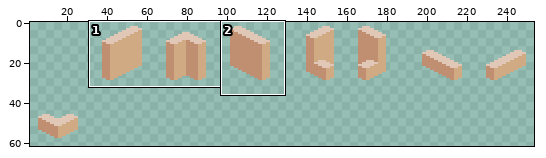
Two versions of one sprite sheet, Assets/Tiles/wall_center.png. Above: a wide view before the commit, with the close-up outlined.
Close-up. As it was:
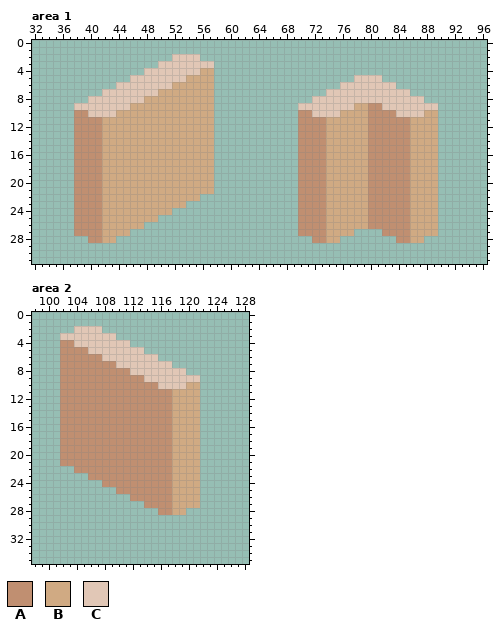
The file is 256x256 pixels. Shown: area 1: x 32..96, y 0..31; area 2: x 98..128, y 0..35. The wide view leaves out empty margins. The commit also changed other parts of the picture, which this record leaves out.
Palette (. is transparent): A #c08f71  B #d0aa83  C #e1c7b6
Pixels before, area 1, first column x 38:
 2 ..............CCCC..................................
 3 ............CCCCCCCC................................
 4 ..........CCCCCCCCBB................................
 5 ........CCCCCCCCBBBB....................CCCC........
 6 ......CCCCCCCCBBBBBB..................CCCCCCCC......
 7 ....CCCCCCCCBBBBBBBB................CCCCCCCCCCCC....
 8 ..CCCCCCCCBBBBBBBBBB..............CCCCCCCCCCCCCCCC..
 9 CCCCCCCCBBBBBBBBBBBB............CCCCCCCCBBAACCCCCCCC
10 AACCCCBBBBBBBBBBBBBB............AACCCCBBBBAAAACCCCBB
11 AAAABBBBBBBBBBBBBBBB............AAAABBBBBBAAAAAABBBB
12 AAAABBBBBBBBBBBBBBBB............AAAABBBBBBAAAAAABBBB
13 AAAABBBBBBBBBBBBBBBB............AAAABBBBBBAAAAAABBBB
14 AAAABBBBBBBBBBBBBBBB............AAAABBBBBBAAAAAABBBB
15 AAAABBBBBBBBBBBBBBBB............AAAABBBBBBAAAAAABBBB
16 AAAABBBBBBBBBBBBBBBB............AAAABBBBBBAAAAAABBBB
17 AAAABBBBBBBBBBBBBBBB............AAAABBBBBBAAAAAABBBB
18 AAAABBBBBBBBBBBBBBBB............AAAABBBBBBAAAAAABBBB
19 AAAABBBBBBBBBBBBBBBB............AAAABBBBBBAAAAAABBBB
20 AAAABBBBBBBBBBBBBBBB............AAAABBBBBBAAAAAABBBB
21 AAAABBBBBBBBBBBBBBBB............AAAABBBBBBAAAAAABBBB
22 AAAABBBBBBBBBBBBBB..............AAAABBBBBBAAAAAABBBB
23 AAAABBBBBBBBBBBB................AAAABBBBBBAAAAAABBBB
24 AAAABBBBBBBBBB..................AAAABBBBBBAAAAAABBBB
25 AAAABBBBBBBB....................AAAABBBBBBAAAAAABBBB
26 AAAABBBBBB......................AAAABBBBBBAAAAAABBBB
27 AAAABBBB........................AAAABBBB....AAAABBBB
28 ..AABB............................AABB........AABB..
Pixels before, area 2, first column x 102:
 2 ..CCCC..............
 3 CCCCCCCC............
 4 AACCCCCCCC..........
 5 AAAACCCCCCCC........
 6 AAAAAACCCCCCCC......
 7 AAAAAAAACCCCCCCC....
 8 AAAAAAAAAACCCCCCCC..
 9 AAAAAAAAAAAACCCCCCCC
10 AAAAAAAAAAAAAACCCCBB
11 AAAAAAAAAAAAAAAABBBB
12 AAAAAAAAAAAAAAAABBBB
13 AAAAAAAAAAAAAAAABBBB
14 AAAAAAAAAAAAAAAABBBB
15 AAAAAAAAAAAAAAAABBBB
16 AAAAAAAAAAAAAAAABBBB
17 AAAAAAAAAAAAAAAABBBB
18 AAAAAAAAAAAAAAAABBBB
19 AAAAAAAAAAAAAAAABBBB
20 AAAAAAAAAAAAAAAABBBB
21 AAAAAAAAAAAAAAAABBBB
22 ..AAAAAAAAAAAAAABBBB
23 ....AAAAAAAAAAAABBBB
24 ......AAAAAAAAAABBBB
25 ........AAAAAAAABBBB
26 ..........AAAAAABBBB
27 ............AAAABBBB
28 ..............AABB..
The result:
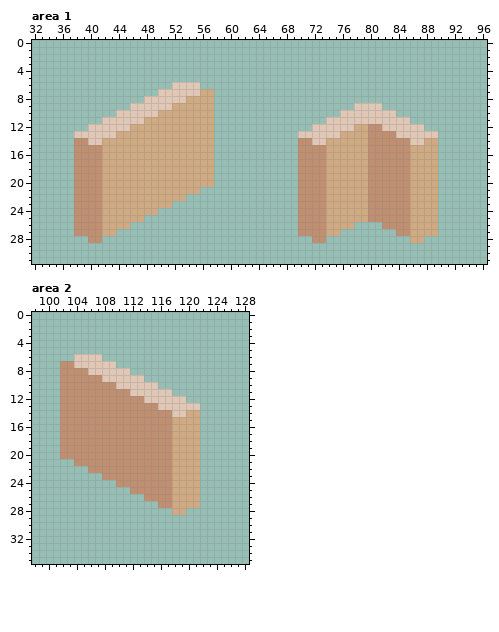
Changes in this commit:
Area 1:
Colour A becomes colour C in row 9 at x 80 to 81; in row 10 at x 80 to 83; in row 11 at x 80 to 85; in row 12 at x 40 to 41, 72 to 73 and 82 to 85; in row 13 at x 38 to 41, 70 to 73 and 84 to 85; in row 14 at x 40 to 41 and 72 to 73.
Colour B becomes colour C in row 6 at x 52 to 55; in row 7 at x 50 to 55; in row 8 at x 48 to 53; in row 9 at x 46 to 51 and 78 to 79; in row 10 at x 44 to 49 and 76 to 79; in row 11 at x 42 to 47 and 74 to 79.
Colour B becomes colour C in row 12 at x 42 to 45, 74 to 77 and 86 to 87; in row 13 at x 42 to 43, 74 to 75 and 86 to 89; in row 14 at x 86 to 87.
Colour A is removed in row 10 at x 38 to 39 and 70 to 71; in row 11 at x 38 to 41 and 70 to 73; in row 12 at x 38 to 39 and 70 to 71; in row 26 at x 80 to 81; in row 27 at x 82 to 83; in row 28 at x 84 to 85.
Colour B is removed in row 4 at x 56 to 57; in row 5 at x 54 to 57; in row 6 at x 56 to 57; in row 10 at x 88 to 89; in row 11 at x 86 to 89; in row 12 at x 88 to 89.
Colour B is removed in row 21 at x 56 to 57; in row 22 at x 54 to 55; in row 23 at x 52 to 53; in row 24 at x 50 to 51; in row 25 at x 48 to 49; in row 26 at x 46 to 47 and 78 to 79.
Colour B is removed in row 27 at x 44 to 45 and 76 to 77; in row 28 at x 42 to 43 and 74 to 75.
Colour C is removed in row 2 at x 52 to 55; in row 3 at x 50 to 57; in row 4 at x 48 to 55; in row 5 at x 46 to 53 and 78 to 81; in row 6 at x 44 to 51 and 76 to 83; in row 7 at x 42 to 49 and 74 to 85.
Colour C is removed in row 8 at x 40 to 47 and 72 to 87; in row 9 at x 38 to 45, 70 to 77 and 82 to 89; in row 10 at x 40 to 43, 72 to 75 and 84 to 87.
Area 2:
Colour A becomes colour C in row 6 at x 104 to 107; in row 7 at x 104 to 109; in row 8 at x 106 to 111; in row 9 at x 108 to 113; in row 10 at x 110 to 115; in row 11 at x 112 to 117.
Colour A becomes colour C in row 12 at x 114 to 117; in row 13 at x 116 to 117.
Colour B becomes colour C in row 12 at x 118 to 119; in row 13 at x 118 to 121; in row 14 at x 118 to 119.
Colour A is removed in row 4 at x 102 to 103; in row 5 at x 102 to 105; in row 6 at x 102 to 103; in row 21 at x 102 to 103; in row 22 at x 104 to 105; in row 23 at x 106 to 107.
Colour A is removed in row 24 at x 108 to 109; in row 25 at x 110 to 111; in row 26 at x 112 to 113; in row 27 at x 114 to 115; in row 28 at x 116 to 117.
Colour B is removed in row 10 at x 120 to 121; in row 11 at x 118 to 121; in row 12 at x 120 to 121.
Colour C is removed in row 2 at x 104 to 107; in row 3 at x 102 to 109; in row 4 at x 104 to 111; in row 5 at x 106 to 113; in row 6 at x 108 to 115; in row 7 at x 110 to 117.
Colour C is removed in row 8 at x 112 to 119; in row 9 at x 114 to 121; in row 10 at x 116 to 119.
Where, in picture pixels (left, top, right, bottom), the same in both close-ups:
changed: (74, 54, 214, 145)
changed: (298, 75, 438, 145)
erased: (102, 187, 214, 243)
erased: (326, 222, 410, 243)
changed: (60, 326, 200, 417)
erased: (60, 459, 172, 515)
